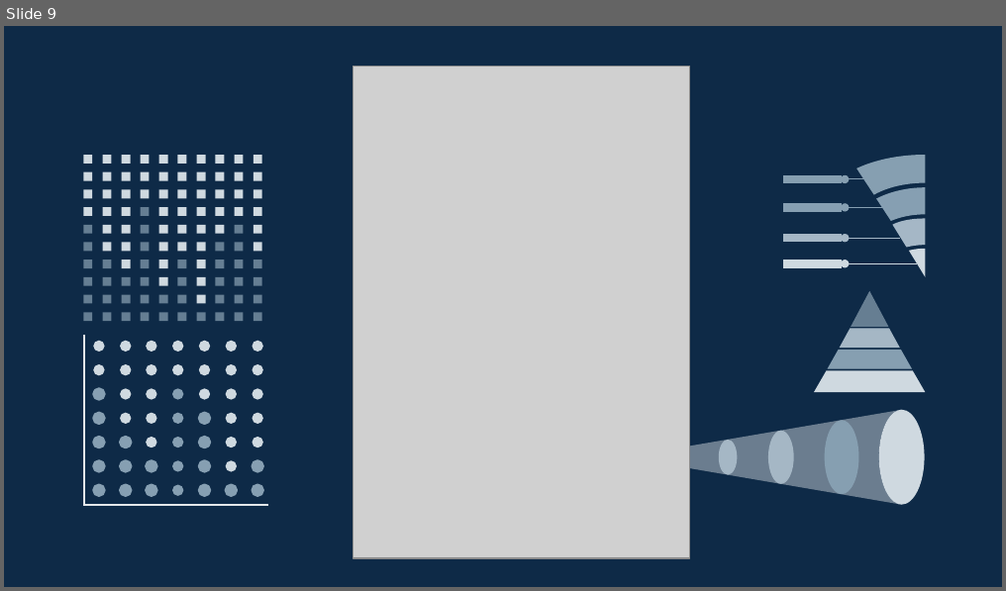
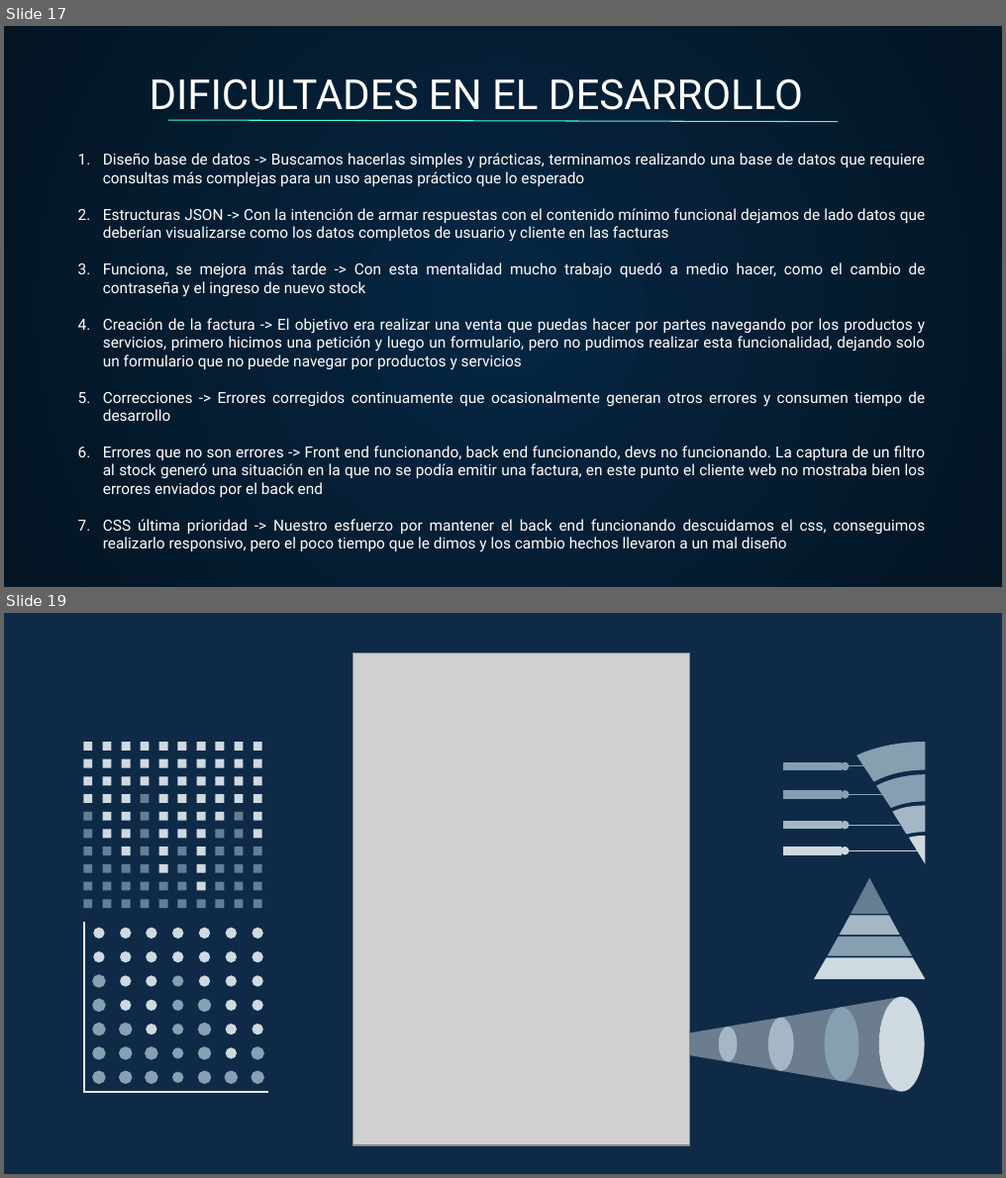
Before and after one commit to SaizMarcelo/PROYECTO-INFORMATICO, a slide deck: PPT_ProyectoFinal_G12.pptx. Shown one above the other, each under a label of ours: slide 9 before the commit, slides 17 and 19 after it; the slides between them are not shown. The pictures are 1006x591 and 1006x1178 pixels, drawn with LibreOffice and Linux fonts; fonts in the diff are those of the drawing; grey boxes stand for pictures. Boxes give left, top, right and bottom in pixels: in the first picture for what was removed or moved away, otherwise in the second. Text is boxed around its words. In the diff, an @@ line names an element or a change of style, - is before the commit and + after.

```diff
--- a/PPT_ProyectoFinal_G12.pptx
+++ b/PPT_ProyectoFinal_G12.pptx
@@ slide 17 added at [4,26,1002,587], background gradient #052643 to #041523 @@
@@ title added at [150,78,803,120], 30 pt, text #FFFFFF @@
+DIFICULTADES EN EL DESARROLLO
@@ line added from (168, 120) to (838, 122), #48FFD5 0.75 pt @@
@@ subtitle added at [103,153,926,553], 11 pt, text #FFFFFF @@
+1. Diseño base de datos -> Buscamos hacerlas simples y prácticas, terminamos realizando una base de datos que requiere consultas más complejas para un uso apenas práctico que lo esperado
+2. Estructuras JSON -> Con la intención de armar respuestas con el contenido mínimo funcional dejamos de lado datos que deberían visualizarse como los datos completos de usuario y cliente en las facturas
+3. Funciona, se mejora más tarde -> Con esta mentalidad mucho trabajo quedó a medio hacer, como el cambio de contraseña y el ingreso de nuevo stock
+4. Creación de la factura -> El objetivo era realizar una venta que puedas hacer por partes navegando por los productos y servicios, primero hicimos una petición y luego un formulario, pero no pudimos realizar esta funcionalidad, dejando solo un formulario que no puede navegar por productos y servicios
+5. Correcciones -> Errores corregidos continuamente que ocasionalmente generan otros errores y consumen tiempo de desarrollo
+6. Errores que no son errores -> Front end funcionando, back end funcionando, devs no funcionando. La captura de un filtro al stock generó una situación en la que no se podía emitir una factura, en este punto el cliente web no mostraba bien los errores enviados por el back end
+7. CSS última prioridad -> Nuestro esfuerzo por mantener el back end funcionando descuidamos el css, conseguimos realizarlo responsivo, pero el poco tiempo que le dimos y los cambio hechos llevaron a un mal diseño
@@ what was slide 9 is now slide 19 @@
```
Also in this commit, not shown: 5 slides changed, 12 other slides added, 2 slides removed.
